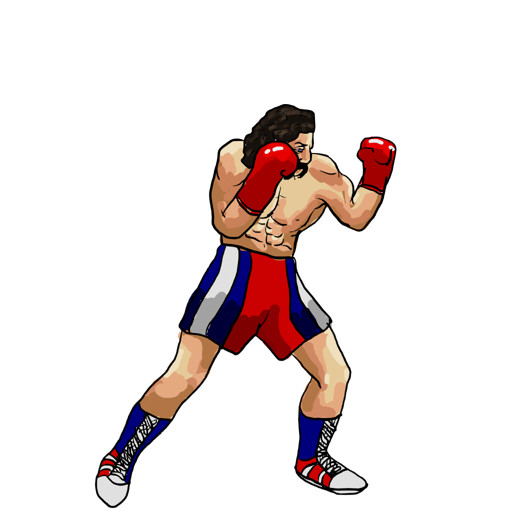
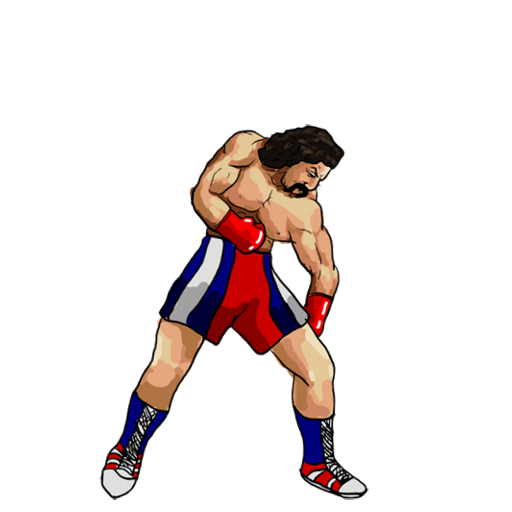
Before/after of a (512, 512) layered artwork. What changed in the layer stack:
showed "Groggy", painted on it over [94, 104, 397, 509]
hid "Stand" over [94, 104, 397, 509]
